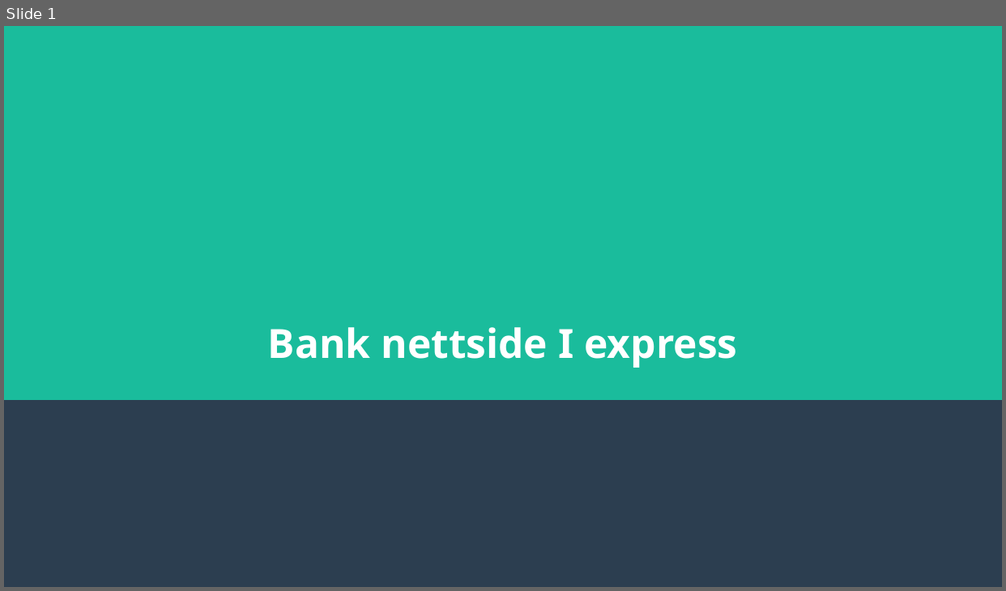
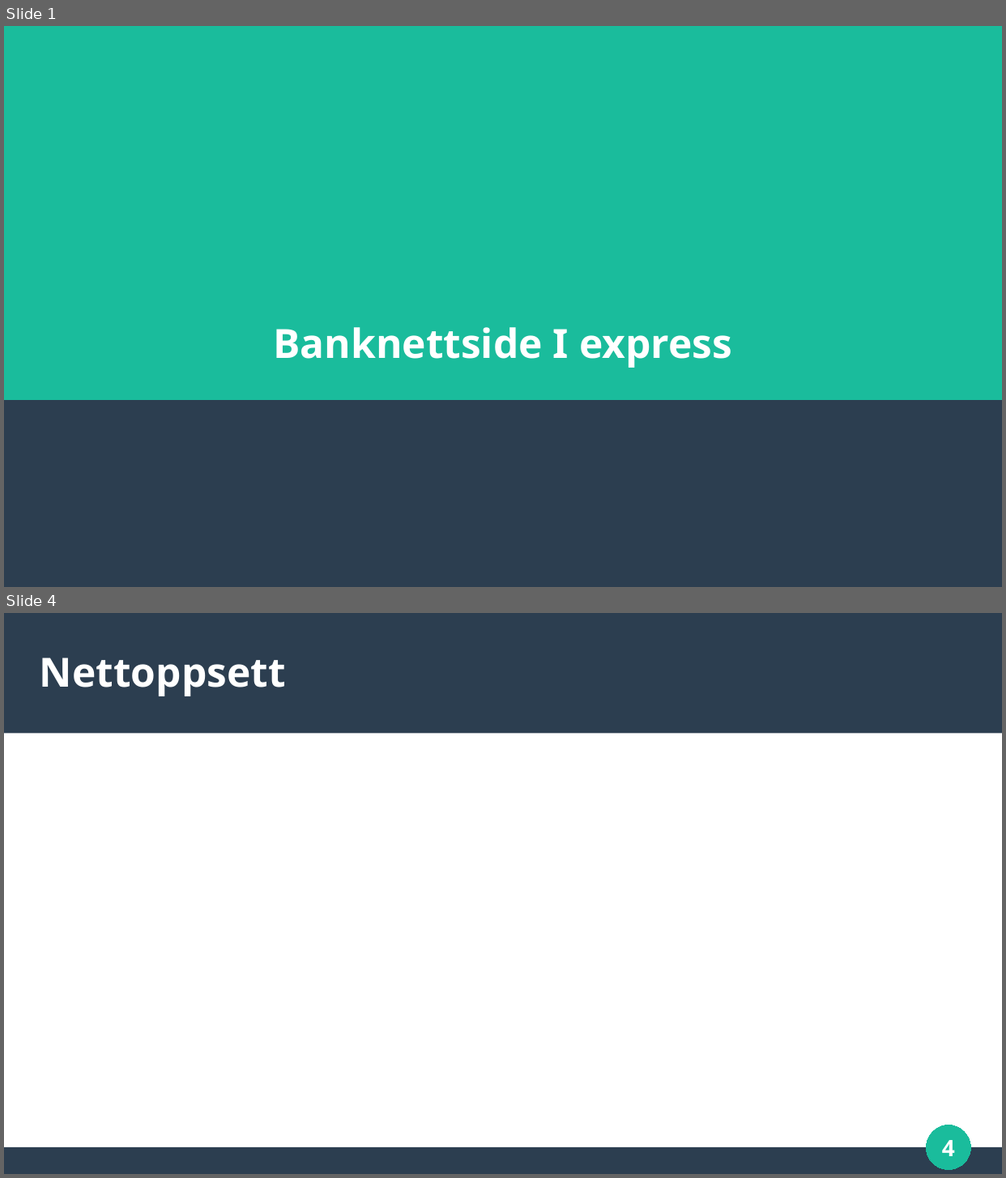
Before and after one commit to willbill0808/Prove-examen-nettside, a slide deck: Examen presentasjon.odp. Shown one above the other, each under a label of ours: slide 1 before the commit, slides 1 and 4 after it; the slides between them are not shown. The pictures are 1006x591 and 1006x1178 pixels, drawn with LibreOffice and Linux fonts; fonts in the diff are those of the drawing. Boxes give left, top, right and bottom in pixels: in the first picture for what was removed or moved away, otherwise in the second. Text is boxed around its words. In the diff, an @@ line names an element or a change of style, - is before the commit and + after.

```diff
--- a/Examen presentasjon.odp
+++ b/Examen presentasjon.odp
@@ slide 4 added at [4,613,1002,1174], background #FFFFFF @@
@@ rectangle added at [4,613,1002,734], fill #2C3E50 @@
@@ title added at [40,658,286,696], 32 pt, text #FFFFFF, bold @@
+Nettoppsett
@@ ellipse added at [927,1126,971,1170], fill #1ABC9C, outline #1ABC9C 0 pt @@
@@ page number added at [942,1140,955,1157], 18 pt, text #FFFFFF, bold @@
+4
@@ rectangle added at [4,1148,1002,1174], fill #2C3E50 @@
@@ slide 1 changed as well @@
@@ title at [273,327,732,368]: spaces changed @@
-Bank nettside I express
+Banknettside I express
```
Also in this commit, not shown: 3 other slides added, 4 slides removed, 1 other file.
